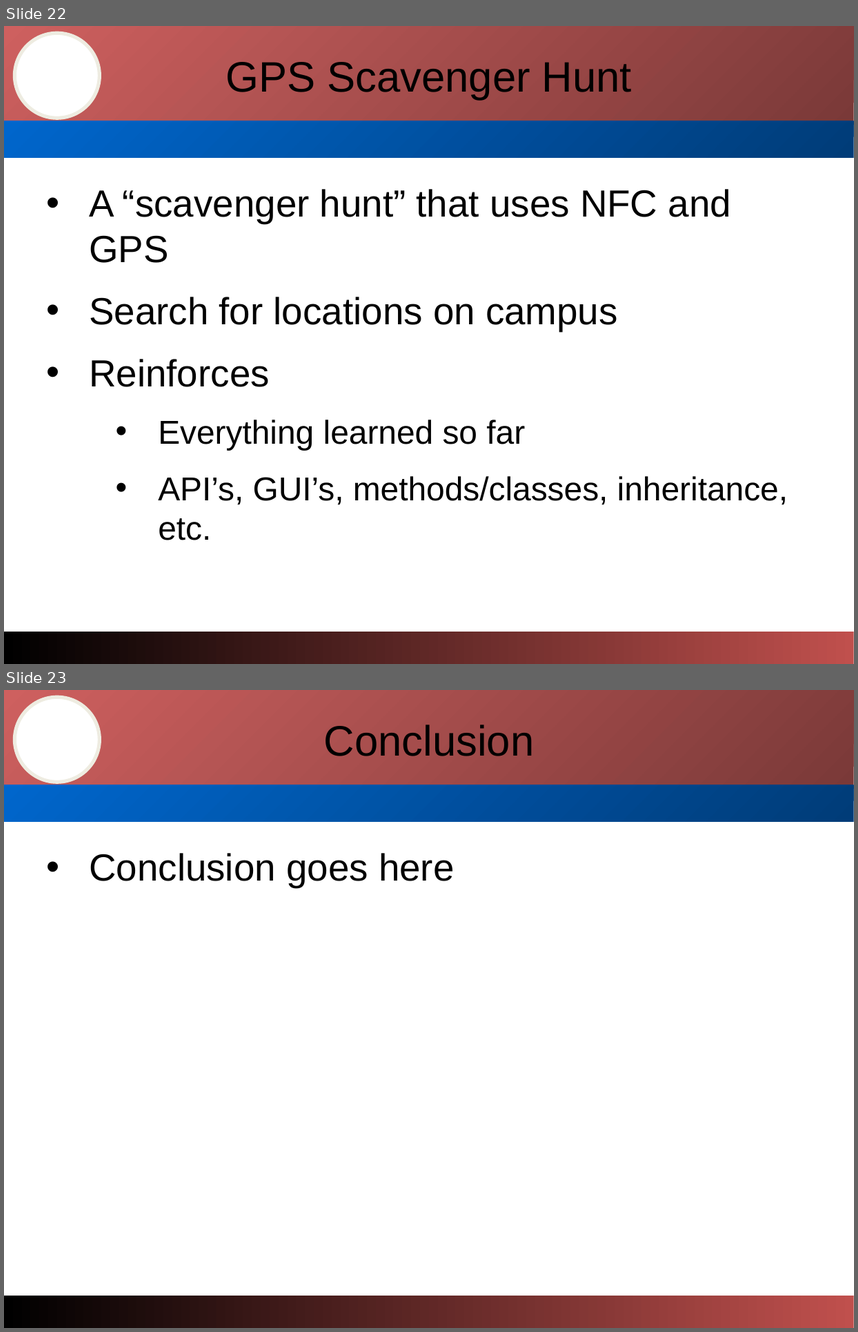
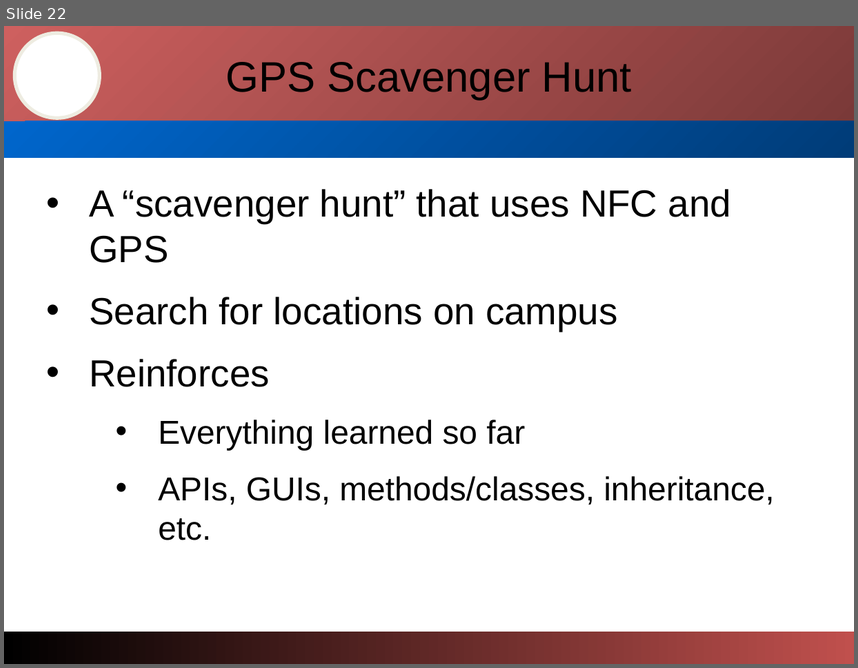
Before and after one commit to abgcsc/Android-Pilot, a slide deck: Documentation/Cyber-PilotPresentation.ppt. Shown one above the other, each under a label of ours: slides 22 and 23 before the commit, slide 22 after it. The pictures are 858x1332 and 858x668 pixels, drawn with LibreOffice and Linux fonts; fonts in the diff are those of the drawing; background and template pictures are left out. Boxes give left, top, right and bottom in pixels: in the first picture for what was removed or moved away, otherwise in the second. Text is boxed around its words. In the diff, an @@ line names an element or a change of style, - is before the commit and + after.

```diff
--- a/Documentation/Cyber-PilotPresentation.ppt
+++ b/Documentation/Cyber-PilotPresentation.ppt
@@ slide 23 removed at bbox=[4, 690, 854, 1328], background #FFFFFF; not listed: 4 template elements that a slide beside it also shows @@
@@ title removed at bbox=[324, 724, 535, 756] @@
-Conclusion
@@ subtitle removed at bbox=[89, 853, 455, 887] @@
-• Conclusion goes here
@@ slide 22 changed as well @@
@@ rectangle at bbox=[4, 26, 854, 125]: fill gradient #7A3938 to #CE605F to gradient #CE605F to #7A3938 @@
@@ rectangle at bbox=[4, 121, 854, 158]: fill gradient #003C78 to #0066CC to gradient #0066CC to #003C78 @@
@@ subtitle at bbox=[158, 476, 774, 540]: text changed @@
-  • API’s, GUI’s, methods/classes, inheritance, etc.
+  • APIs, GUIs, methods/classes, inheritance, etc.
@@ rectangle at bbox=[4, 631, 854, 664]: fill gradient #C0504D to #000000 to gradient #000000 to #C0504D @@
```
Also in this commit, not shown: 20 other slides changed, 2 slides added, 1 other slide removed, 1 other file.
